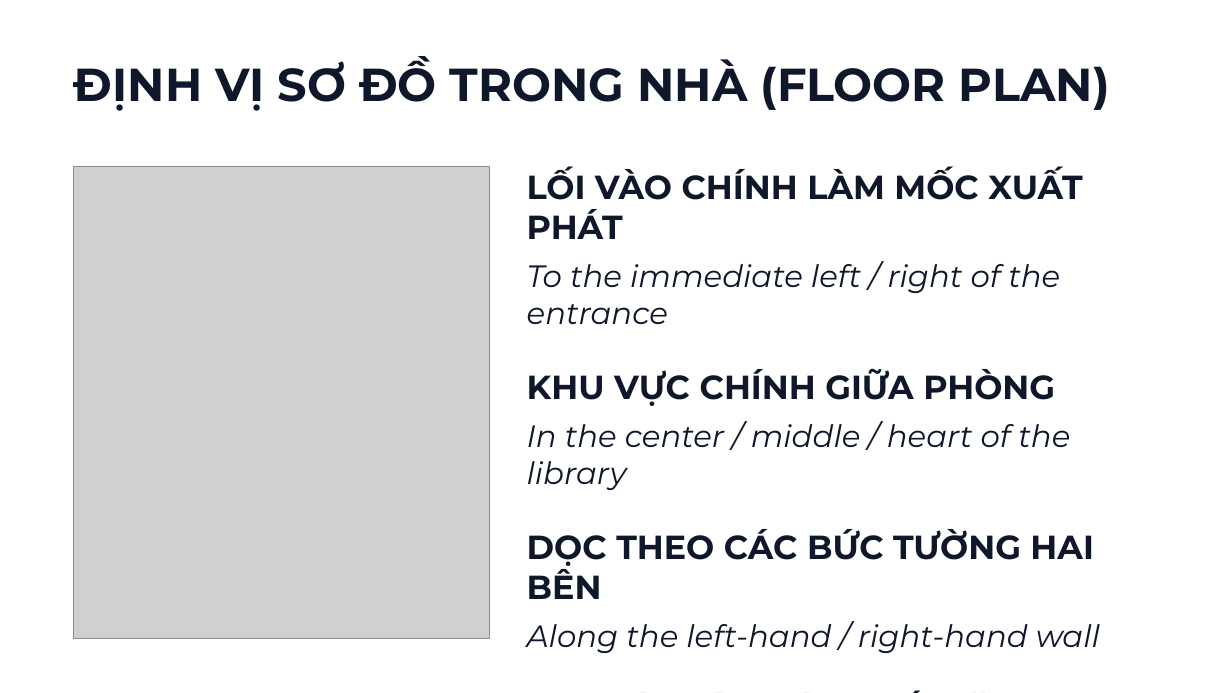
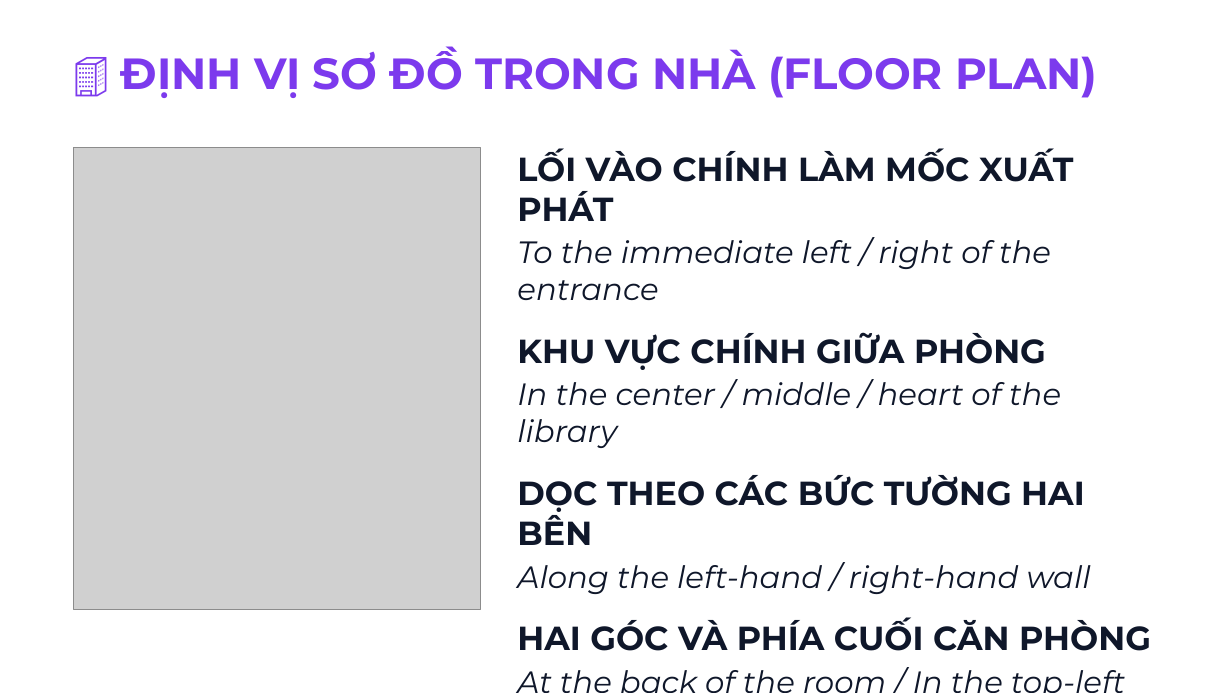
Before and after one commit to snowflake-vibing/KnowledgeLibrary, a slide deck: slide 6 of IELTS/07_YouTube_Studio/01_Slides_Writing_Task1_Map.pptx. Drawn at 1232x693 pixels with LibreOffice and Linux fonts; fonts in the diff are those of the drawing; grey boxes stand for pictures. Boxes give left, top, right and bottom in pixels: in the first picture for what was removed or moved away, otherwise in the second. Text is boxed around its words. In the diff, an @@ line names an element or a change of style, - is before the commit and + after.

Commit message:
docs(rules): update slide rules with heading emoji, 1 accent color per slide, and zero-overflow layout

```diff
--- a/IELTS/07_YouTube_Studio/01_Slides_Writing_Task1_Map.pptx
+++ b/IELTS/07_YouTube_Studio/01_Slides_Writing_Task1_Map.pptx
@@ text at (121,47,1097,98): text changed; size 36 to 34 pt; text colour #0F172A to #7C3AED @@
-ĐỊNH VỊ SƠ ĐỒ TRONG NHÀ (FLOOR PLAN)
+🏢 ĐỊNH VỊ SƠ ĐỒ TRONG NHÀ (FLOOR PLAN)
@@ picture: place and size @@
-picture at (74,166,490,639)
+picture at (74,148,481,610)
@@ text at (517,148,1151,651): less space between paragraphs @@
@@ text "LỐI VÀO CHÍNH LÀM MỐC ...": place and size @@
-text "LỐI VÀO CHÍNH LÀM MỐC ..." at (527,167,1100,653)
+text "LỐI VÀO CHÍNH LÀM MỐC ..." at (517,148,1151,651)
```
Also in this commit, not shown: 10 other slides changed, 2 other files.
